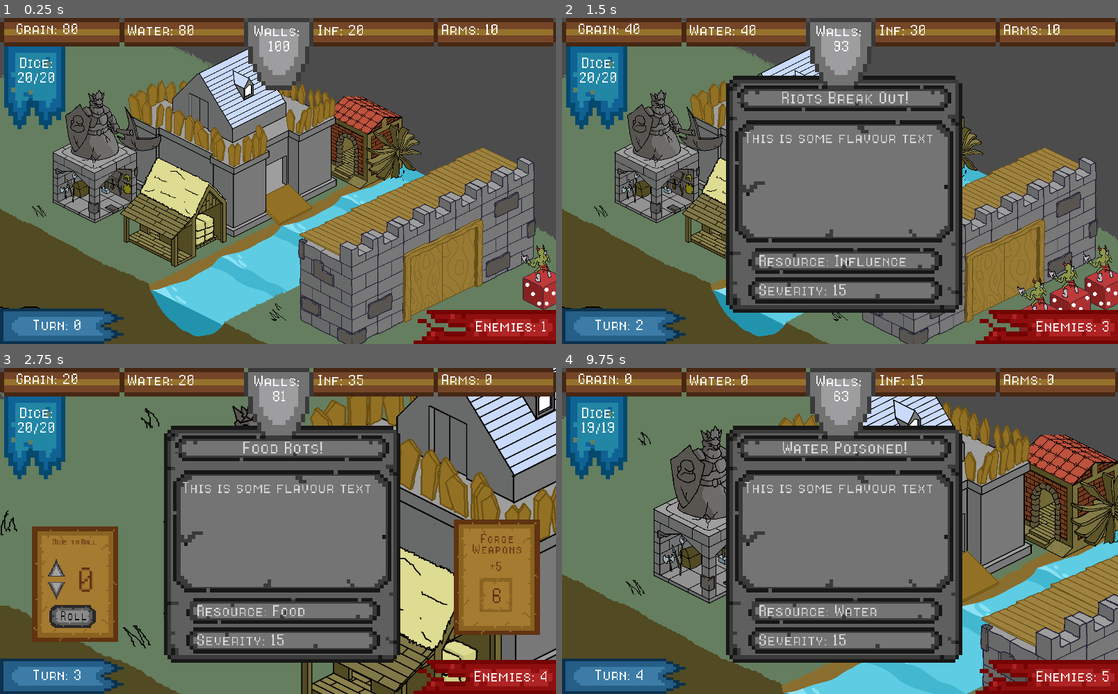
Above: before the commit, frames 1-4 (two rows, left to right).
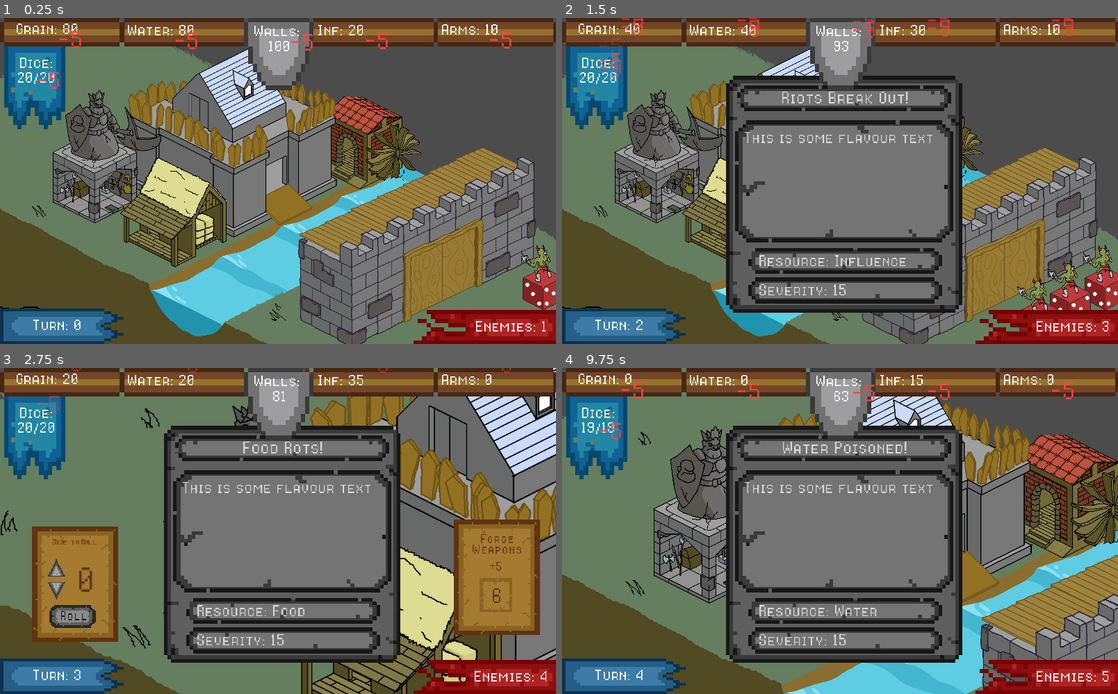
Above: after the commit, the same moments.

Repository: CapsCollective/rng-stronghold
Game: Godot game, scene res://scenes/main.tscn
Same seed, same stepped clock (60 frames per second), same inputs: the game is played once before the commit and once after it.
Inputs (mouse positions are in pixels of both pictures, inside the frame that each line leads up to):
- Up to frame 1 (0.25 s): no input
- Up to frame 2 (1.5 s): tap Enter (ui_accept) at 0.5, 0.77 s; move the mouse to (934, 145) at 0.52 s; press the mouse at (934, 145) at 0.53 s; move the mouse to (801, 135) at 1.27 s; release the mouse at (801, 135) at 1.28 s; right-click (801, 135) at 1.35 s; click (801, 135) at 1.42 s
- Up to frame 3 (2.75 s): tap Enter (ui_accept) at 1.52 s; move the mouse to (105, 508) at 2.02 s; press the mouse at (105, 508) at 2.03 s
- Up to frame 4 (9.75 s): release the mouse at (667, 508) at 2.75 s; click "Roll" at 2.75 s; click (617, 566) at 3.5 s; click (617, 589) at 4.25 s; click "Roll" at 5 s; click (617, 566) at 5.75 s; click (617, 589) at 6.5 s; click "Roll" at 7.25 s; click (617, 566) at 8 s; click (617, 589) at 8.75 s; tap Enter (ui_accept) at 9.5 s; move the mouse to (973, 641) at 9.52 s; right-click (973, 641) at 9.6 s; click (973, 641) at 9.67 s

The runs differ from the first frame. In frame 1, 0.3% of the frame differs, in the area x 6-92%, y 4-22%; in frame 2, 0.5%, in the area x 6-92%, y 0-18%; in frame 3, 0.1%; in frame 4, 0.3%.

Commit message:
Added negation labels to resource updates

Diff:
--- a/scripts/resource_bar.gd
+++ b/scripts/resource_bar.gd
@@ -1,6 +1,7 @@
 extends Control
 
 onready var game_manager = $"../../"
+var negation_label_scene = preload("res://scenes/negation_label.tscn")
 
 func update_labels():
 	$GrainLabel.text = "Grain: " + str(game_manager.grain)
@@ -11,3 +12,16 @@
 	$TurnLabel.text = "Turn: " + str(game_manager.turn)
 	$EnemiesLabel.text = "Enemies: " + str(game_manager.enemies)
 	$DiceLabel.text = "Dice: " + str(game_manager.turn_dice) + "/" + str(game_manager.dice)
+
+	display_label($GrainLabel, -5)
+	display_label($WaterLabel, -5)
+	display_label($InfluenceLabel, -5)
+	display_label($WeaponsLabel, -5)
+	display_label($WallsLabel, -5)
+	display_label($DiceLabel, -5)
+
+func display_label(resource_label, amount):
+	var negation_label = negation_label_scene.instance()
+	negation_label.set_text(str(amount))
+	negation_label.position = resource_label.get_global_transform().get_origin() + resource_label.get_size()/2
+	$"../".add_child(negation_label)
